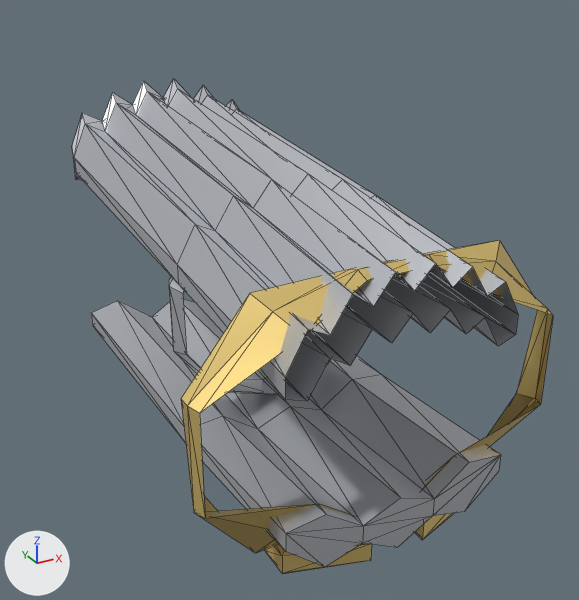
An edit to the glTF model client/public/models/armour/cape_tabard.glb, drawn before and after from the same camera.
The view is the same before and after, from a 50 mm camera at (-0.76, -2.989, 0.782) aimed at (0.1, -1.425, 0.001). Every picture has the same lights, and +X, +Y and +Z are marked at lower left. The picture after the commit comes second. Mesh edges are drawn as thin lines. Vertices at exactly the same position are counted once.

Before the edit, the objects in view are built like this:
```python
me_cape0_003 = bpy.data.meshes.new('Cape0.003')
me_cape0_003.from_pydata(...)  # 52 vertices, 52 faces; spans x -0.25..0.25, y -2.03..-1.61, z 0.12..0.362
me_cape0_003.materials.append(mat_steel)
me_cape1_003 = bpy.data.meshes.new('Cape1.003')
me_cape1_003.from_pydata(...)  # 78 vertices, 128 faces; spans x -0.26..0.26, y -1.61..-0.879, z 0.166..0.458
me_cape1_003.materials.append(mat_steel)
me_torso_006 = bpy.data.meshes.new('Torso.006')
me_torso_006.from_pydata(...)  # 110 vertices, 184 faces; spans x -0.381..0.381, y -2.03..-0.901, z -0.292..0.3
# faces by material slot: [80, 104]
me_torso_006.materials.append(mat_steel)
me_torso_006.materials.append(mat_gold)
ob_cape0 = bpy.data.objects.new('Cape0', me_cape0_003)
ob_cape0.location = (0.0, 0.0, 0.0)
ob_cape1 = bpy.data.objects.new('Cape1', me_cape1_003)
ob_cape1.location = (0.0, 0.0, 0.0)
ob_torso = bpy.data.objects.new('Torso', me_torso_006)
ob_torso.location = (0.0, 0.0, 0.0)
# also in view: 'Abdomen' at (0.0, -1.51, 0.06)
```
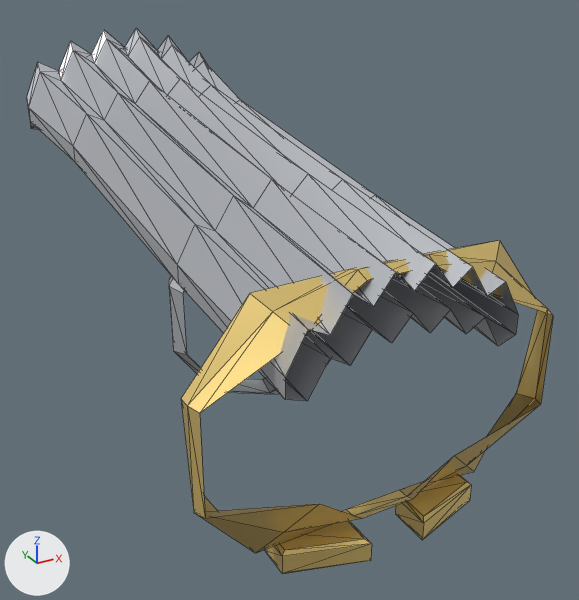
Commit message: M70.366: every cape in the game swung the wrong way

What changed in the scene script:
```text
Change me_cape1_003:
    used by ob_cape1; location = (0.0, 0.0, 0.0)
    remove me_cape1_003.from_pydata(...)  # 78 vertices, 128 faces; spans x -0.26..0.26, y -1.61..-0.879, z 0.166..0.458
    add me_cape1_003.from_pydata(...)  # 52 vertices, 52 faces; spans x -0.26..0.26, y -1.61..-0.93, z 0.166..0.464
    me_cape1_003 part 1
    26 vertices are removed from x -0.257..0.257, y -0.905..-0.879, z 0.207..0.458
    76 faces are deleted
    14 vertices in x -0.26..0.26, y -0.93, z 0.246..0.39 move by (0.0, 0.0, 0.03)
    12 vertices in x -0.217..0.217, y -0.904, z 0.231..0.434 move by (0.0, -0.026, 0.03)
Change me_torso_006:
    used by ob_torso; location = (0.0, 0.0, 0.0)
    remove me_torso_006.from_pydata(...)  # 110 vertices, 184 faces; spans x -0.381..0.381, y -2.03..-0.901, z -0.292..0.3
    remove me_torso_006.materials.append(mat_steel)
    add me_torso_006.from_pydata(...)  # 68 vertices, 104 faces; spans x -0.381..0.381, y -2.03..-1.91, z -0.27..0.3
    me_torso_006 part 2: the loose piece of 42 vertices spanning x -0.26..0.26, y -2.03..-0.901, z -0.292..-0.118 is deleted
Add me_cape2_003:
    me_cape2_003.from_pydata(...)  # 78 vertices, 128 faces; spans x -0.3..0.3, y -0.93..-0.575, z 0.261..0.565
    me_cape2_003.materials.append(mat_steel)
Add ob_cape2:
    ob_cape2 = bpy.data.objects.new('Cape2', me_cape2_003)
    ob_cape2.location = (0.0, 0.0, 0.0)
```

Pixel boxes (x1, y1, x2, y2) of what changed, in the pictures (579 x 600 px):
'Torso', reshaped (19% narrower): before (91, 240, 553, 573); after (181, 240, 553, 573)
'Cape1', reshaped: before (72, 79, 375, 283); after (73, 79, 375, 283)
'Cape2', added: after (27, 28, 240, 161)
part 2 of me_torso_006, deleted: before (91, 299, 501, 567)
